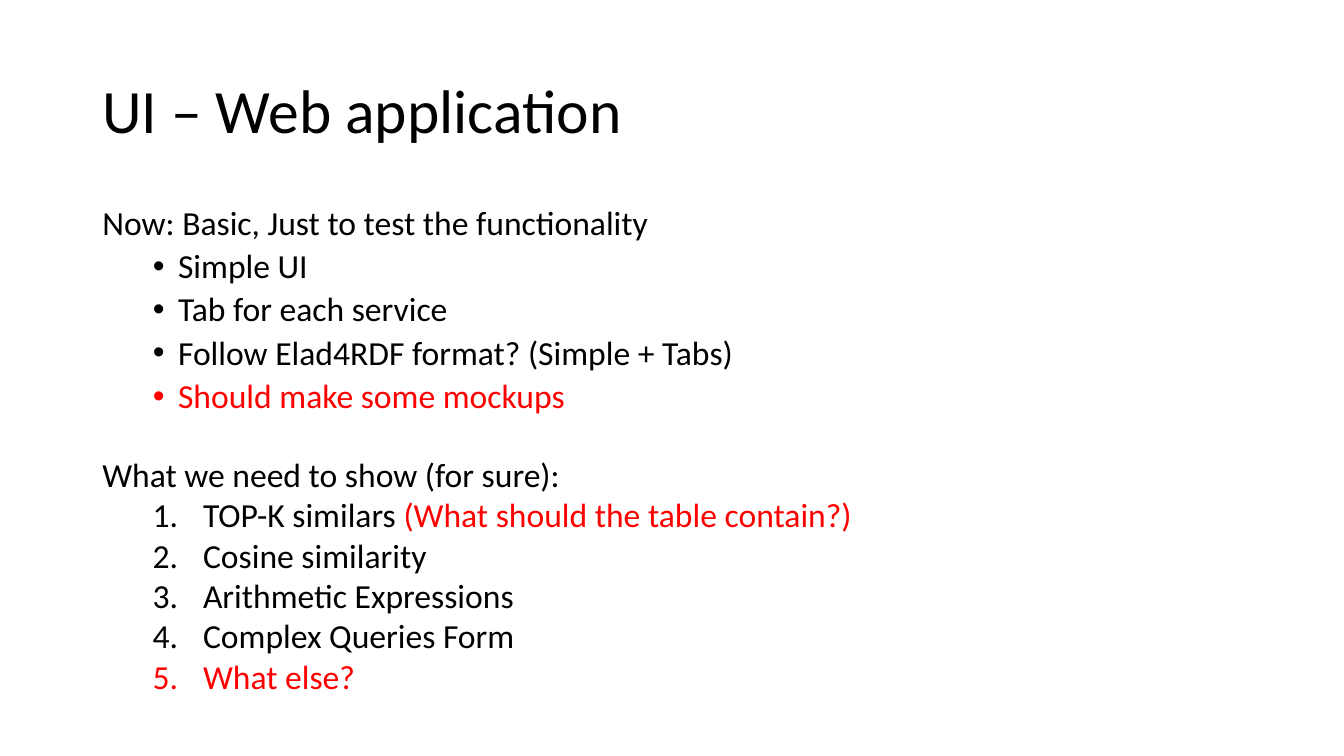
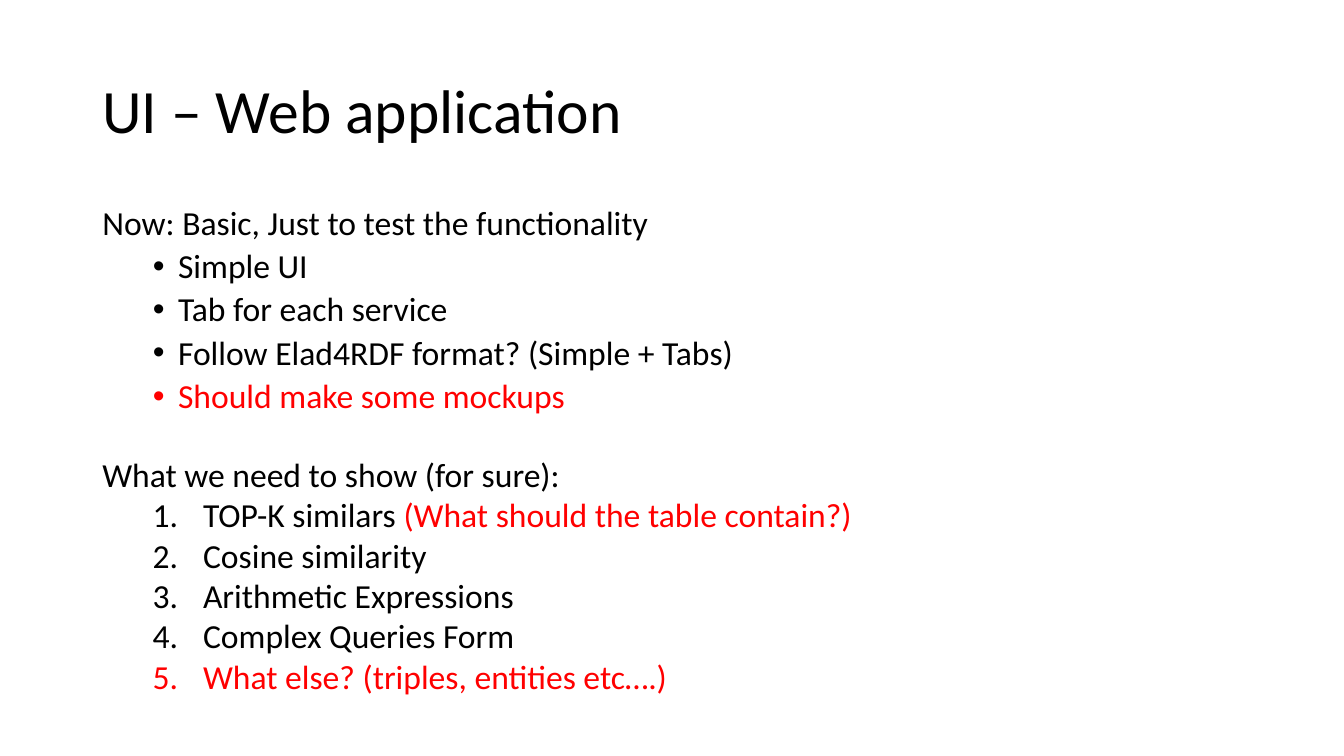
Before and after one commit to MChatzakis/RDFsim, a slide deck: slide 6 of RDFsim/presentationStaff/RDFsim.pptx. Drawn at 1344x756 pixels with LibreOffice and Linux fonts; fonts in the diff are those of the drawing. Boxes give left, top, right and bottom in pixels: in the first picture for what was removed or moved away, otherwise in the second. Text is boxed around its words. In the diff, an @@ line names an element or a change of style, - is before the commit and + after.

```diff
--- a/RDFsim/presentationStaff/RDFsim.pptx
+++ b/RDFsim/presentationStaff/RDFsim.pptx
@@ text at [203, 664, 666, 695]: text changed @@
-  5. What else?
+  5. What else? (triples, entities etc….)
```
Also in this commit, not shown: 2 other slides changed.
